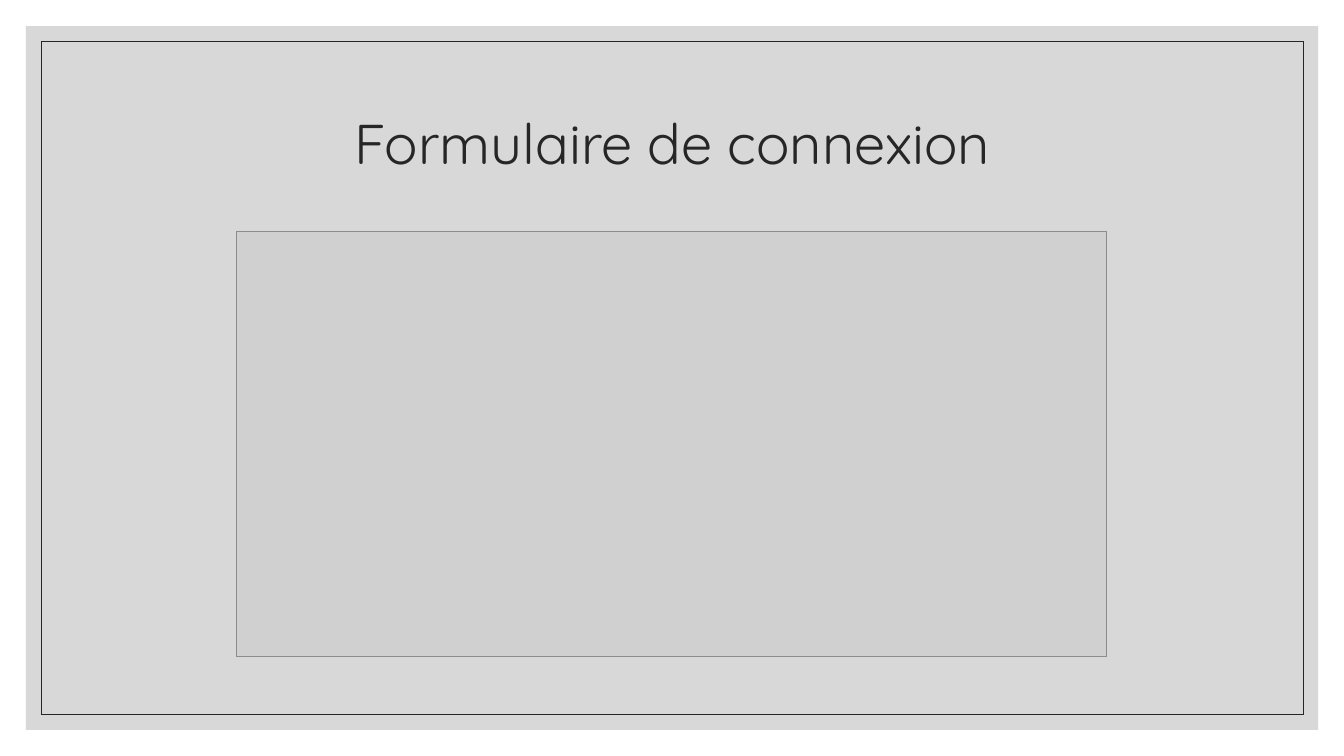
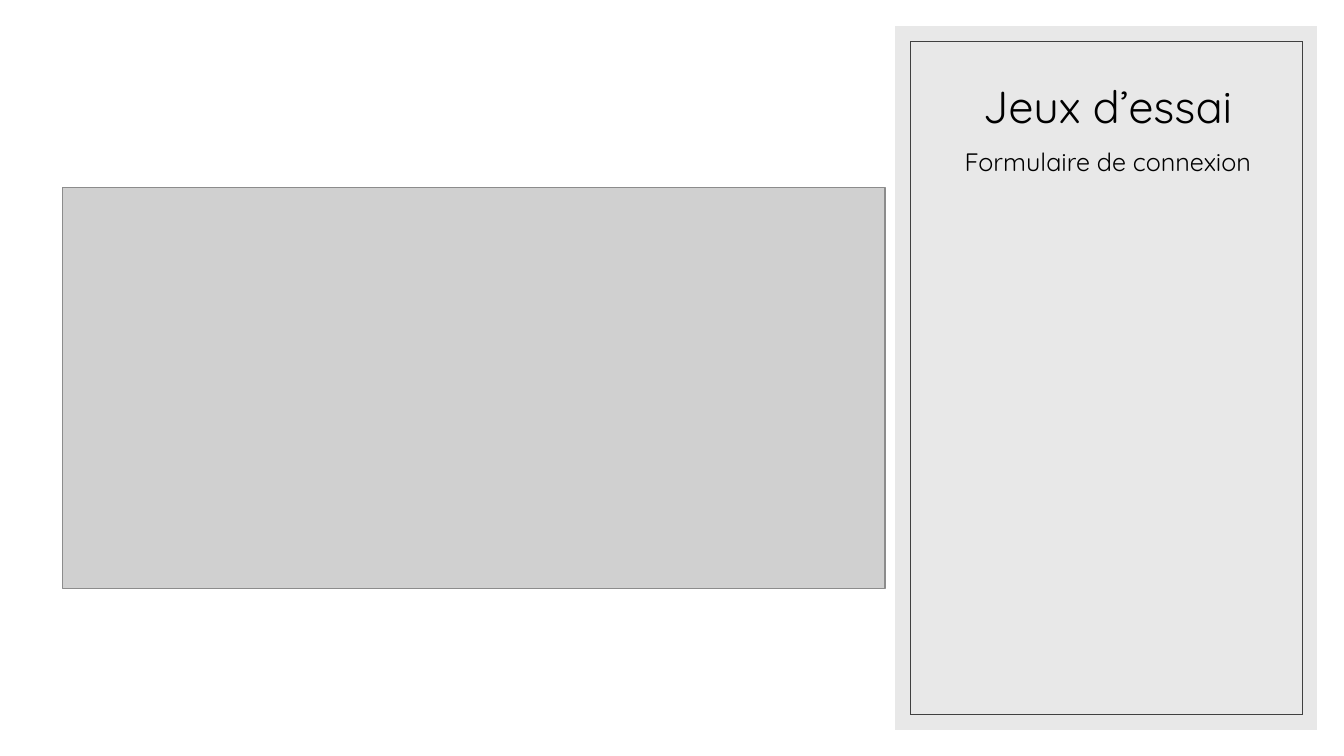
Before and after one commit to reyvaxreecded/Doc-Exam, a slide deck: slide 21 of Diapo.odp (slide 14 before the commit). Drawn at 1344x756 pixels with LibreOffice and Linux fonts; fonts in the diff are those of the drawing; grey boxes stand for pictures. Boxes give left, top, right and bottom in pixels: in the first picture for what was removed or moved away, otherwise in the second. Text is boxed around its words. In the diff, an @@ line names an element or a change of style, - is before the commit and + after.

```diff
--- a/Diapo.odp
+++ b/Diapo.odp
@@ freeform shape removed at [26,26,1319,730] @@
@@ freeform shape added at [895,26,1317,730], fill #D9D9D9 at 60% opacity @@
@@ freeform shape removed at [41,41,1304,715] @@
@@ freeform shape added at [910,41,1303,715], outline #404040 0.51 pt @@
@@ title added at [983,90,1232,124], 32 pt, text #000000 @@
+Jeux d’essai
@@ text "Formulaire de connexion": place and size @@
-text "Formulaire de connexion" at [354,122,990,165]
+text "Formulaire de connexion" at [965,152,1251,172]
@@ text "Formulaire de connexion" at [965,152,1251,172]: size 40 to 18 pt, text colour #262626 to #000000; line spacing 0.9 to 1.1; more space between paragraphs; vertical alignment middle to top @@
@@ picture: place and size @@
-picture at [237,232,1107,656]
+picture at [63,188,885,589]
```
Also in this commit, not shown: 11 other slides changed, 9 slides added, 4 slides removed.
